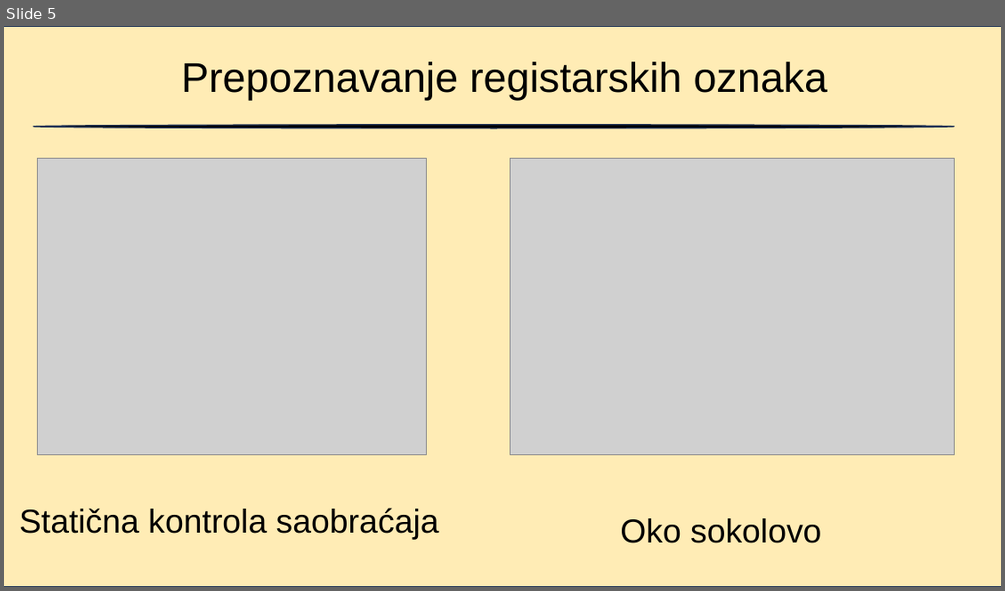
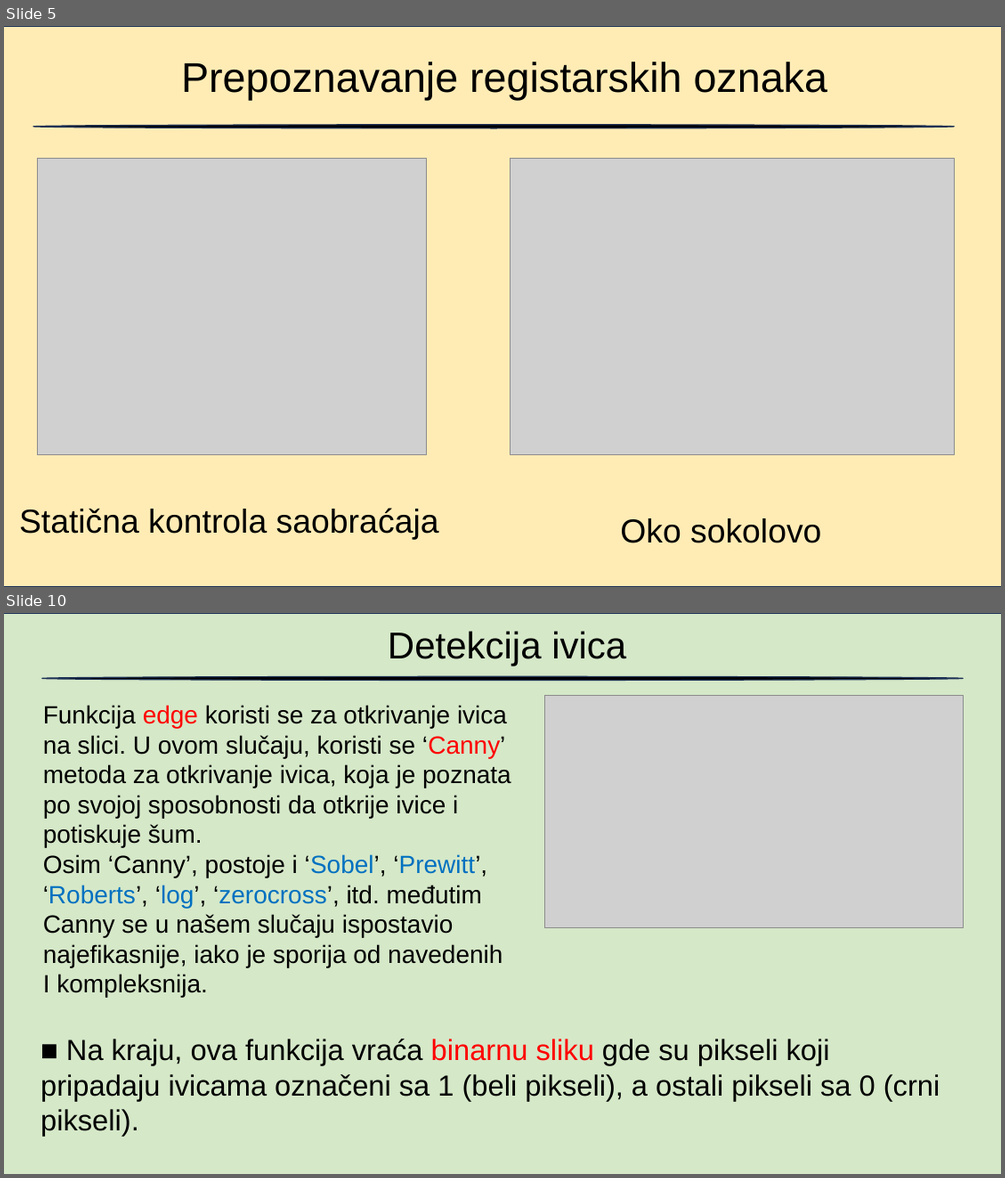
Before and after one commit to blizanac76/RegistrationNumberRecognition, a slide deck: Prepoznavanje.pptx. Shown one above the other, each under a label of ours: slide 5 before the commit, slides 5 and 10 after it; the slides between them are not shown. The pictures are 1005x591 and 1005x1178 pixels, drawn with LibreOffice and Linux fonts; fonts in the diff are those of the drawing; grey boxes stand for pictures; background and template pictures are left out. Boxes give left, top, right and bottom in pixels: in the first picture for what was removed or moved away, otherwise in the second. Text is boxed around its words. In the diff, an @@ line names an element or a change of style, - is before the commit and + after.

```diff
--- a/Prepoznavanje.pptx
+++ b/Prepoznavanje.pptx
@@ slide 10 added at (x1=4, y1=613, x2=1001, y2=1174), background #FFFFFF @@
@@ rectangle added at (x1=4, y1=614, x2=1001, y2=1174), fill #A9D18E at 48% opacity, outline #1E3256 1 pt @@
@@ text added at (x1=388, y1=631, x2=626, y2=666), 36 pt, text #000000 @@
+Detekcija ivica
@@ ellipse added at (x1=42, y1=676, x2=963, y2=681), fill #000000, outline #1E3256 1 pt @@
@@ text added at (x1=43, y1=705, x2=511, y2=997), 24 pt, text #000000 @@
+Funkcija edge koristi se za otkrivanje ivica na slici. U ovom slučaju, koristi se ‘Canny’ metoda za otkrivanje ivica, koja je poznata po svojoj sposobnosti da otkrije ivice i potiskuje šum.
+Osim ‘Canny’, postoje i ‘Sobel’, ‘Prewitt’, ‘Roberts’, ‘log’, ‘zerocross’, itd. međutim Canny se u našem slučaju ispostavio najefikasnije, iako je sporija od navedenih I kompleksnija.
@@ picture added at (x1=544, y1=695, x2=963, y2=927) @@
@@ text added at (x1=40, y1=1038, x2=939, y2=1135), 28 pt, text #000000 @@
+■ Na kraju, ova funkcija vraća binarnu sliku gde su pikseli koji pripadaju ivicama označeni sa 1 (beli pikseli), a ostali pikseli sa 0 (crni pikseli).
```
Also in this commit, not shown: 1 slide changed, 14 other slides added, 1 other file.
